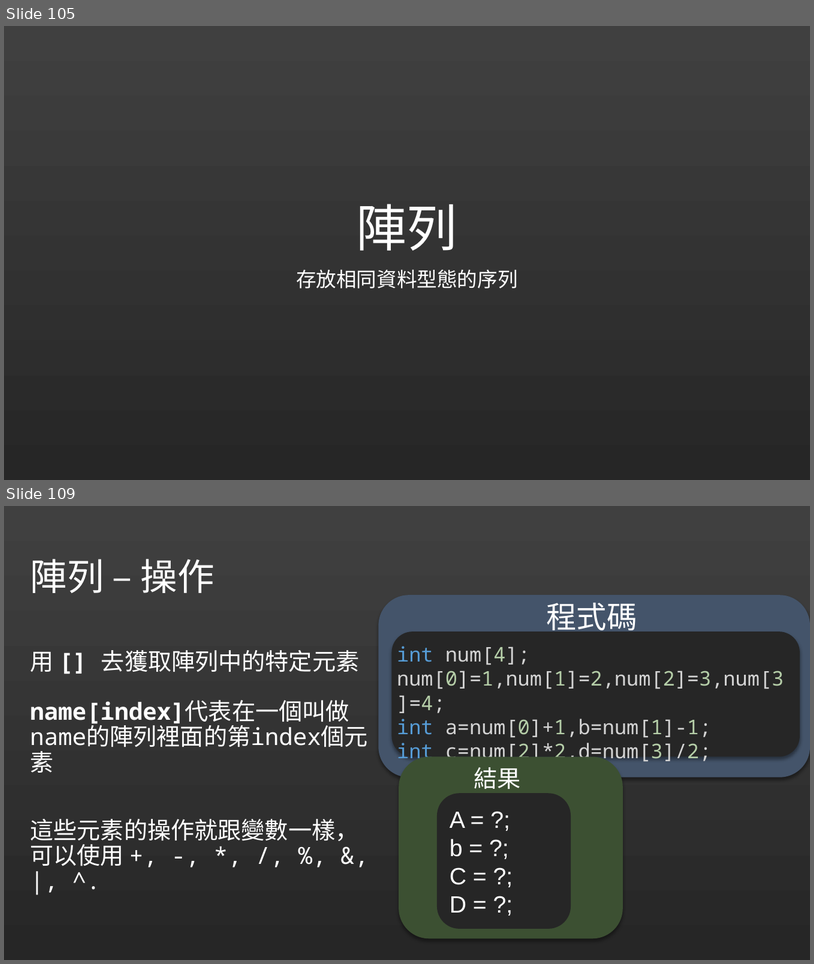
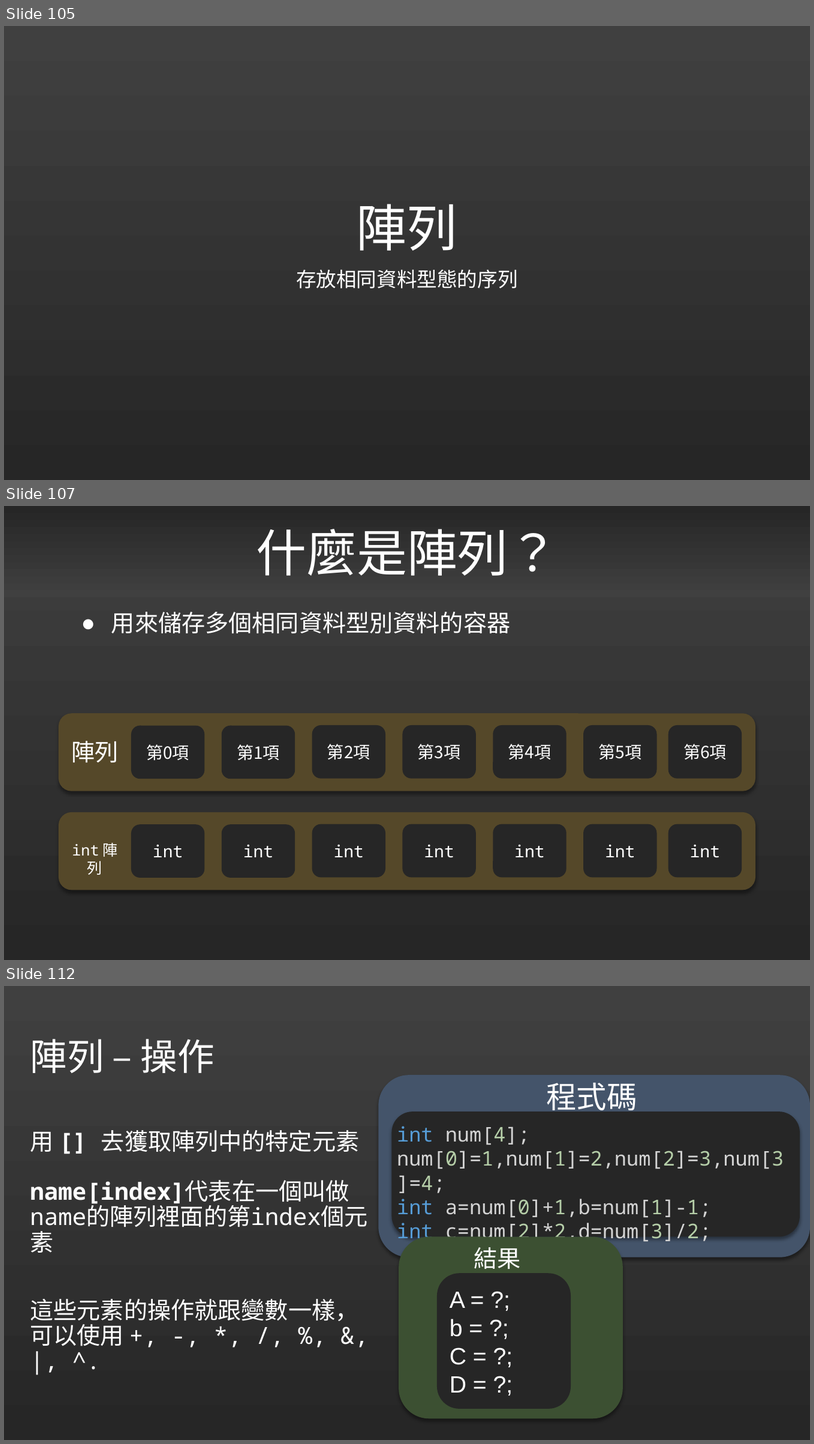
Before and after one commit to liuutin9/liuutin9.github.io, a slide deck: Shared-Files/電機營C語言Day2.pptx. Shown one above the other, each under a label of ours: slides 105 and 109 before the commit, slides 105, 107 and 112 after it; the slides between them are not shown. The pictures are 814x964 and 814x1444 pixels, drawn with LibreOffice and Linux fonts; fonts in the diff are those of the drawing. Boxes give left, top, right and bottom in pixels: in the first picture for what was removed or moved away, otherwise in the second. Text is boxed around its words. In the diff, an @@ line names an element or a change of style, - is before the commit and + after.

```diff
--- a/Shared-Files/電機營C語言Day2.pptx
+++ b/Shared-Files/電機營C語言Day2.pptx
@@ slide 107 added at [4, 506, 810, 960], background gradient #404040 to #262626 @@
@@ text added at [256, 529, 558, 576], 60 pt, text #FFFFFF @@
+什麼是陣列？
@@ text added at [111, 612, 510, 634], 28 pt, text #FFFFFF @@
+● 用來儲存多個相同資料型別資料的容器
@@ group added at [59, 714, 756, 791]: 8 rounded rectangles, 1 text @@
+陣列
+第0項
+第1項
+第2項
+第3項
+第4項
+第5項
+第6項
@@ group added at [59, 812, 756, 889]: 8 rounded rectangles, 1 text @@
+int 陣列
+int
+int
+int
+int
+int
+int
+int
@@ what was slide 109 is now slide 112 @@
```
Also in this commit, not shown: 2 slides changed, 3 other slides added, 1 slide removed.
